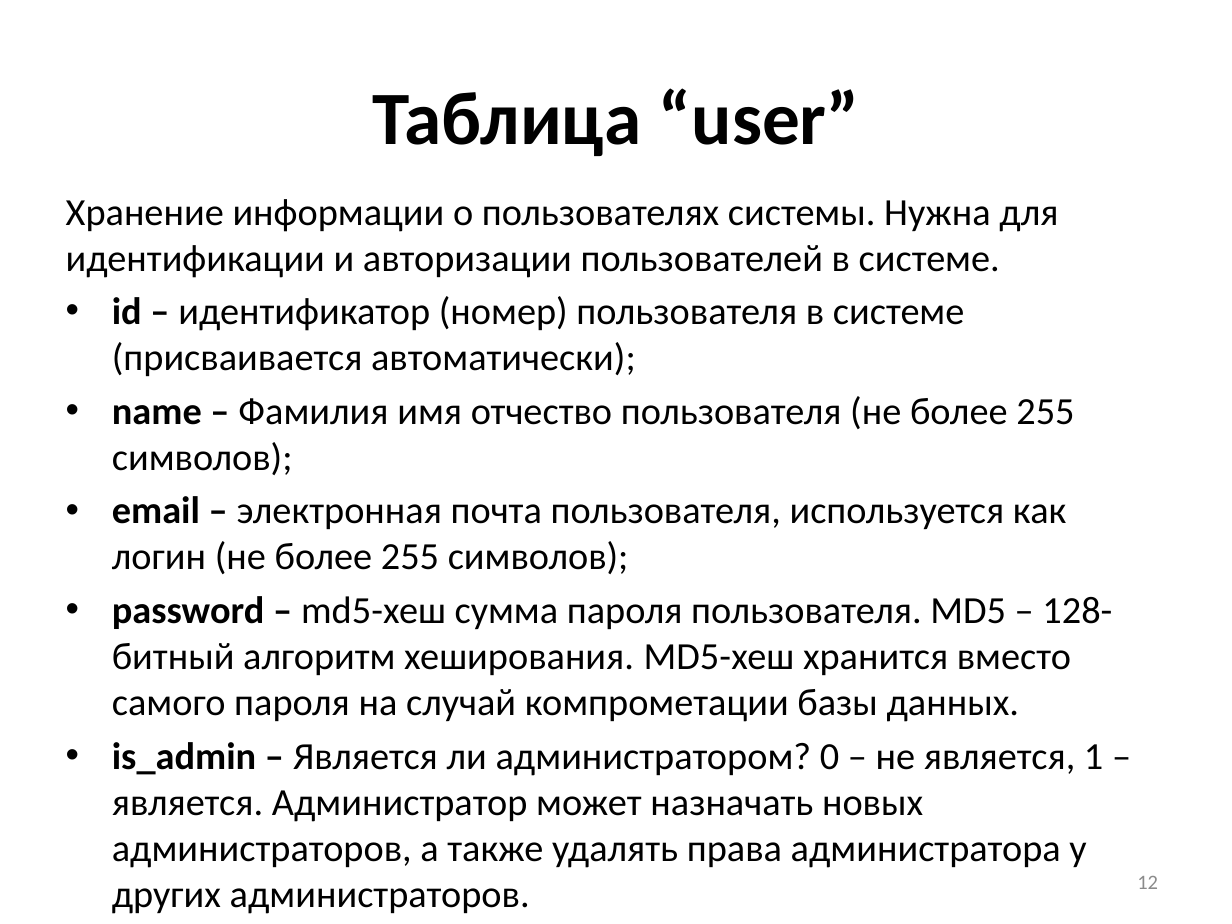
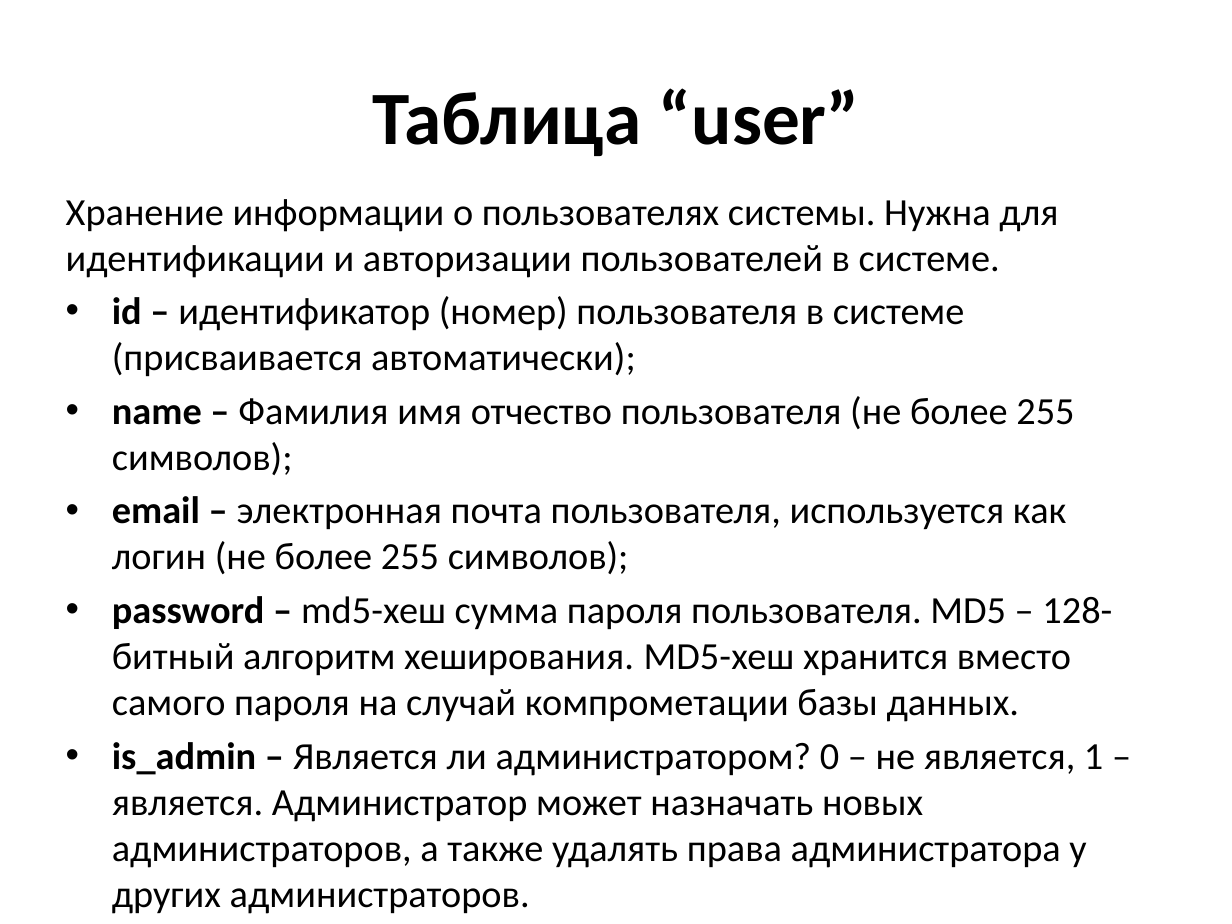
Before and after one commit to stden/diplomx, a slide deck: slide 12 of Кудрявцев Иван Владиславович/Презентация к диплому.pptx. Drawn at 1232x924 pixels with LibreOffice and Linux fonts; fonts in the diff are those of the drawing. Boxes give left, top, right and bottom in pixels: in the first picture for what was removed or moved away, otherwise in the second. Text is boxed around its words. In the diff, an @@ line names an element or a change of style, - is before the commit and + after.

```diff
--- a/Кудрявцев Иван Владиславович/Презентация к диплому.pptx
+++ b/Кудрявцев Иван Владиславович/Презентация к диплому.pptx
@@ page number removed at [1137,876,1158,889] @@
-12
```
Also in this commit, not shown: 15 other slides changed, 3 slides removed, 2 other files.
